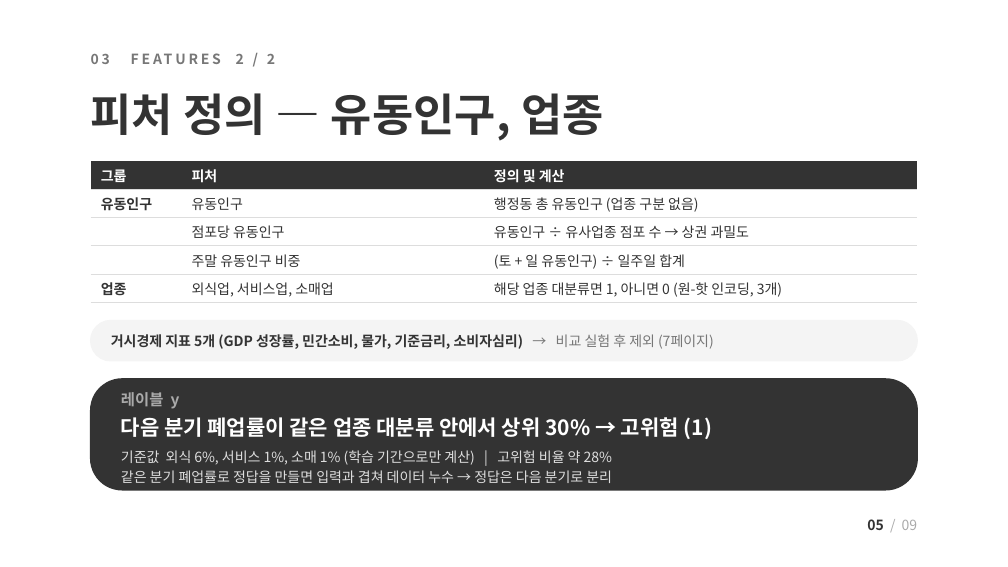
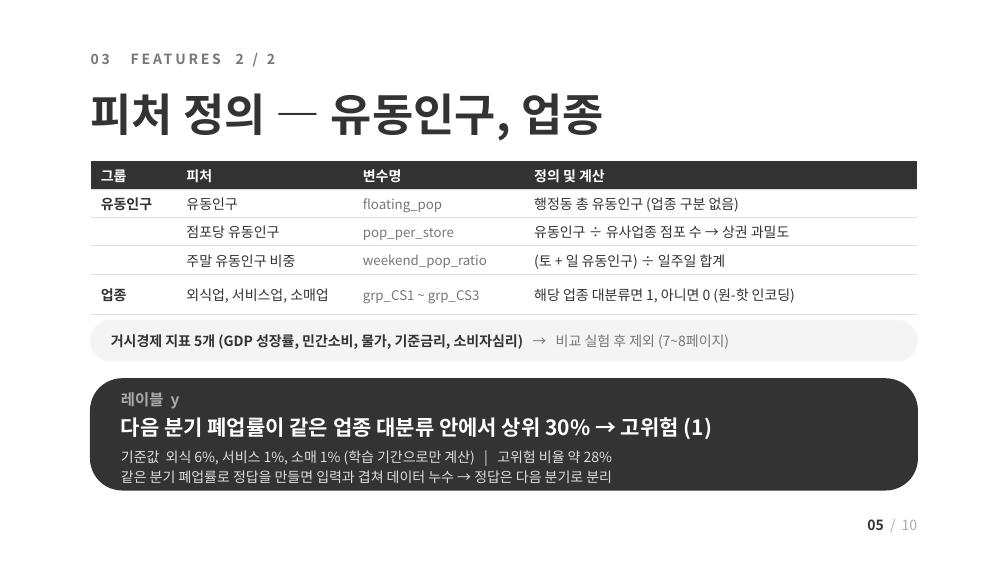
Before and after one commit to JungUihyun/biz-risk-predictor, a slide deck: slide 5 of docs/presentation/biz-risk-predictor_mid2_public.pptx. Drawn at 1008x567 pixels with LibreOffice and Linux fonts; fonts in the diff are those of the drawing. Boxes give left, top, right and bottom in pixels: in the first picture for what was removed or moved away, otherwise in the second. Text is boxed around its words. In the diff, an @@ line names an element or a change of style, - is before the commit and + after.

```diff
--- a/docs/presentation/biz-risk-predictor_mid2_public.pptx
+++ b/docs/presentation/biz-risk-predictor_mid2_public.pptx
@@ table at box(91, 161, 917, 308) @@
-column 3: 정의 및 계산 | 행정동 총 유동인구 (업종 구분 없음) | 유동인구 ÷ 유사업종 점포 수 → 상권 과밀도 | (토 + 일 유동인구) ÷ 일주일 합계 | 해당 업종 대분류면 1, 아니면 0 (원-핫 인코딩, 3개)
+column 3: 변수명 | floating_pop | pop_per_store | weekend_pop_ratio | grp_CS1 ~ grp_CS3
+column 4: 정의 및 계산 | 행정동 총 유동인구 (업종 구분 없음) | 유동인구 ÷ 유사업종 점포 수 → 상권 과밀도 | (토 + 일 유동인구) ÷ 일주일 합계 | 해당 업종 대분류면 1, 아니면 0 (원-핫 인코딩)
@@ text at box(111, 334, 729, 349): text changed @@
-거시경제 지표 5개 (GDP 성장률, 민간소비, 물가, 기준금리, 소비자심리) → 비교 실험 후 제외 (7페이지)
+거시경제 지표 5개 (GDP 성장률, 민간소비, 물가, 기준금리, 소비자심리) → 비교 실험 후 제외 (7~8페이지)
@@ text at box(867, 519, 918, 530): text changed @@
-05 / 09
+05 / 10
```
Also in this commit, not shown: 7 other slides changed, 1 slide added, 1 other file.
